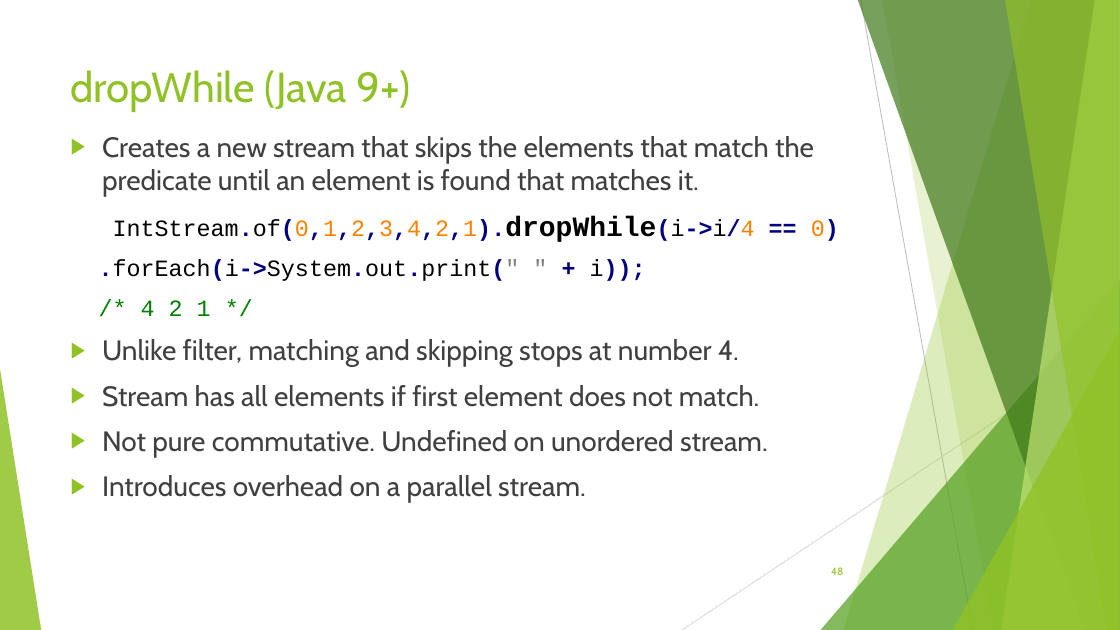
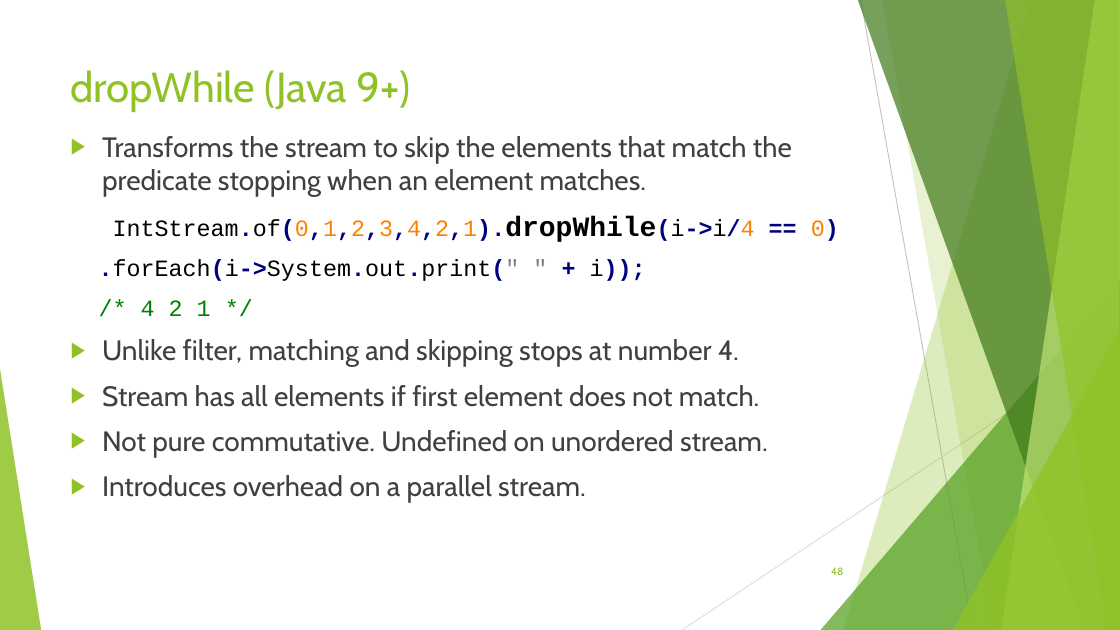
Before and after one commit to RichardRoda/2017-CodePaLOUsa-Lambda, a slide deck: slide 48 of Learning to Love the Lambda in the Stream.pptx. Drawn at 1120x630 pixels with LibreOffice and Linux fonts; fonts in the diff are those of the drawing. Boxes give left, top, right and bottom in pixels: in the first picture for what was removed or moved away, otherwise in the second. Text is boxed around its words. In the diff, an @@ line names an element or a change of style, - is before the commit and + after.

```diff
--- a/Learning to Love the Lambda in the Stream.pptx
+++ b/Learning to Love the Lambda in the Stream.pptx
@@ text at (102, 136, 792, 197): text changed @@
-▶ Creates a new stream that skips the elements that match the predicate until an element is found that matches it.
+▶ Transforms the stream to skip the elements that match the predicate stopping when an element matches.
```
Also in this commit, not shown: 13 other slides changed, 1 other file.
